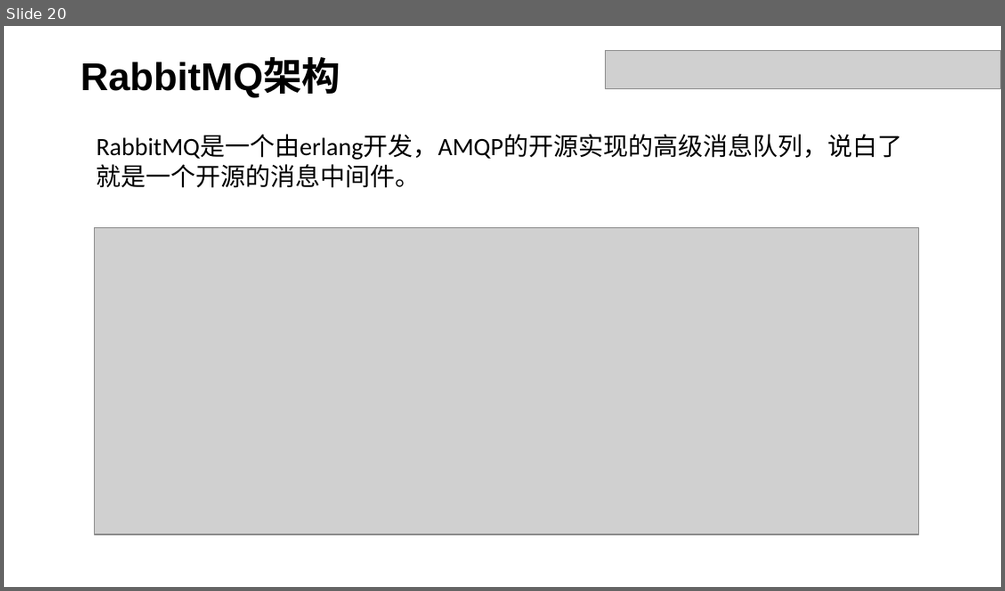
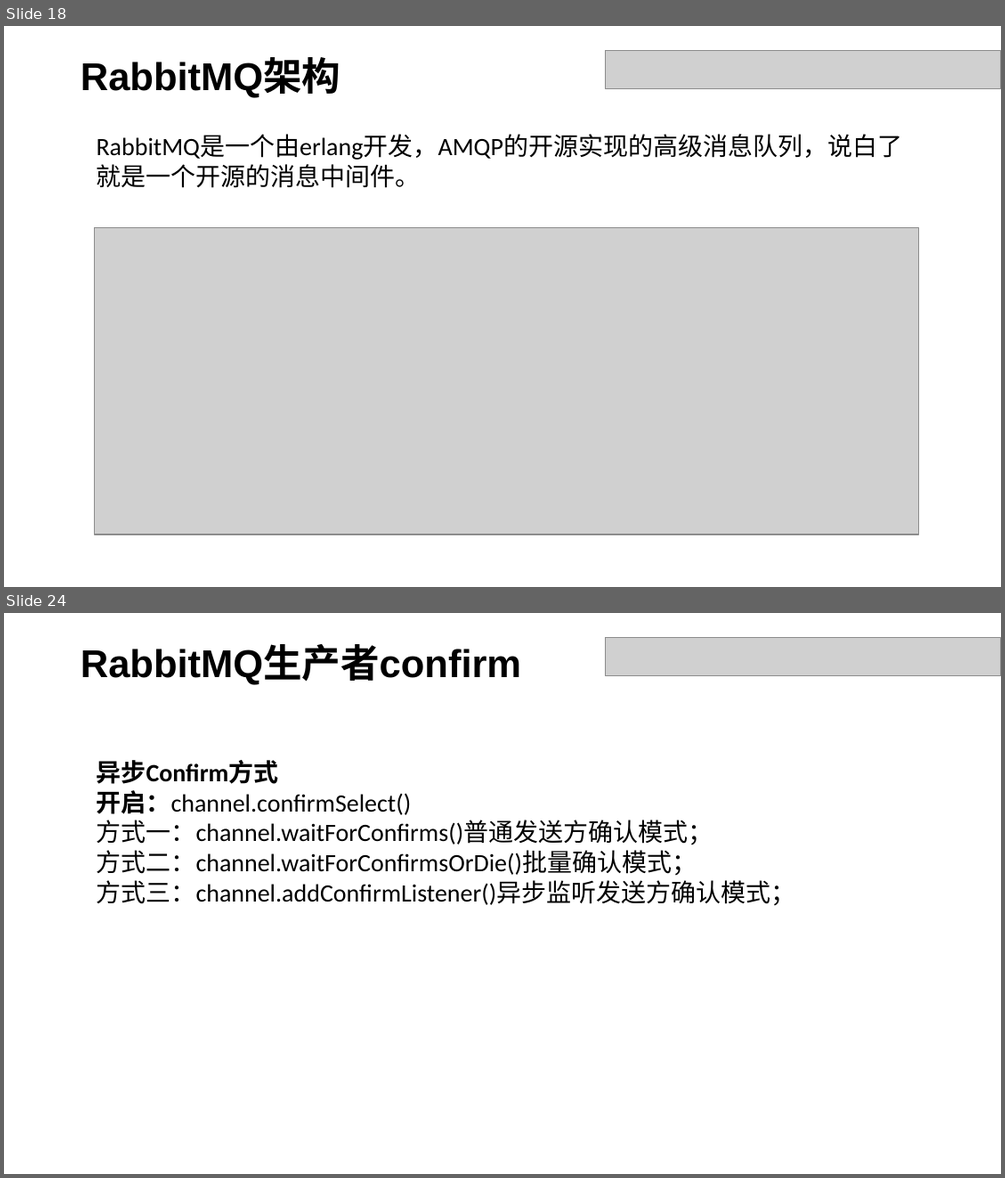
Before and after one commit to dxh122685692/doc, a slide deck: 分享.pptx. Shown one above the other, each under a label of ours: slide 20 before the commit, slides 18 and 24 after it; the slides between them are not shown. The pictures are 1005x591 and 1005x1178 pixels, drawn with LibreOffice and Linux fonts; fonts in the diff are those of the drawing; grey boxes stand for pictures. Boxes give left, top, right and bottom in pixels: in the first picture for what was removed or moved away, otherwise in the second. Text is boxed around its words. In the diff, an @@ line names an element or a change of style, - is before the commit and + after.

```diff
--- a/分享.pptx
+++ b/分享.pptx
@@ slide 24 added at box(4, 613, 1001, 1174), background #FFFFFF @@
@@ picture added at box(605, 638, 1001, 676) @@
@@ text added at box(81, 647, 521, 685), 28 pt, text #000000, bold @@
+RabbitMQ生产者confirm
@@ text added at box(97, 760, 796, 906), 18 pt, text #000000 @@
+异步Confirm方式
+开启：channel.confirmSelect()
+方式一：channel.waitForConfirms()普通发送方确认模式；
+方式二：channel.waitForConfirmsOrDie()批量确认模式；
+方式三：channel.addConfirmListener()异步监听发送方确认模式；
@@ what was slide 20 is now slide 18 @@
```
Also in this commit, not shown: 4 slides changed, 8 other slides added, 6 slides removed.
